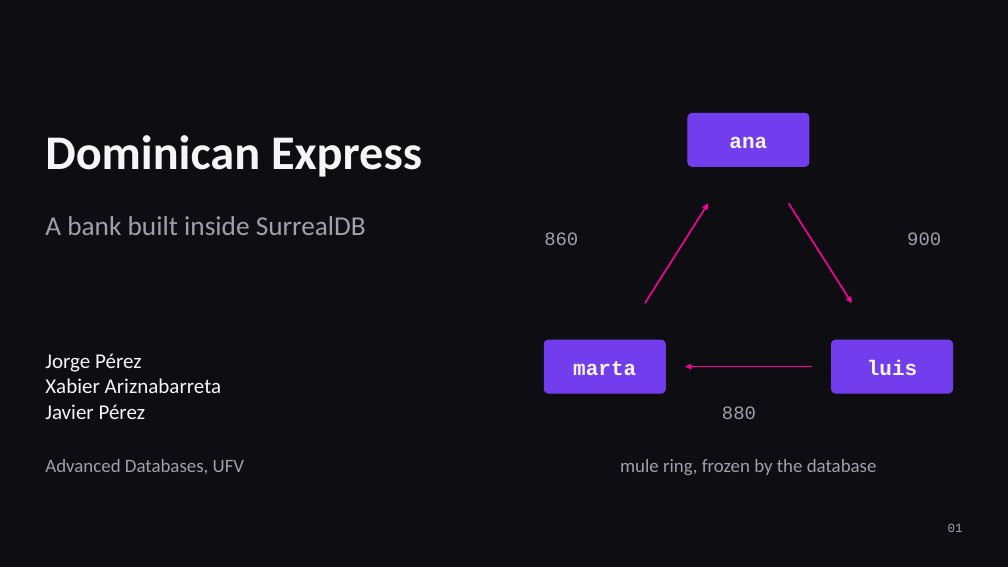
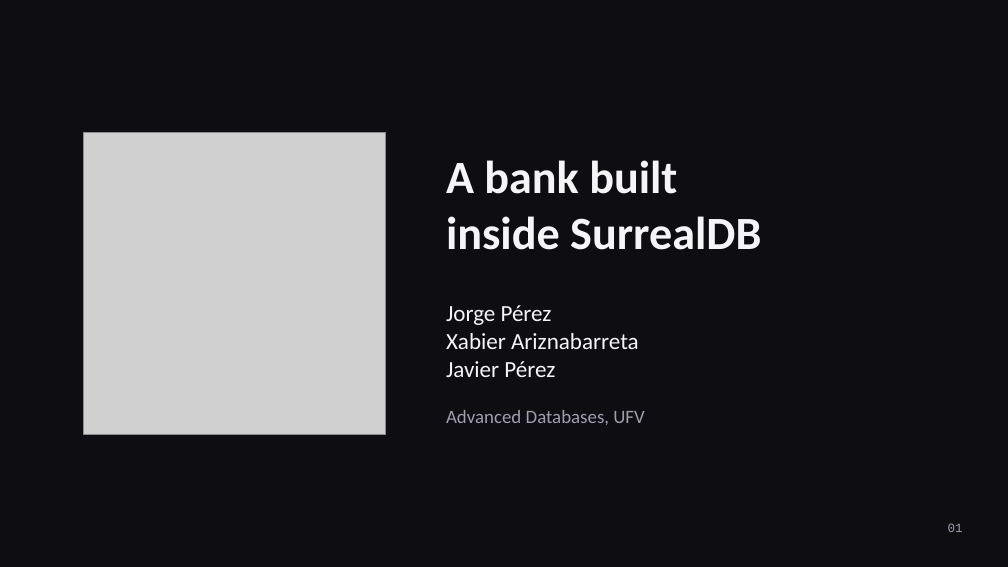
Before and after one commit to Dominican-Express/dominican-ios, a slide deck: slide 1 of presentation/dominican-express.pptx. Drawn at 1008x567 pixels with LibreOffice and Linux fonts; fonts in the diff are those of the drawing; grey boxes stand for pictures. Boxes give left, top, right and bottom in pixels: in the first picture for what was removed or moved away, otherwise in the second. Text is boxed around its words. In the diff, an @@ line names an element or a change of style, - is before the commit and + after.

```diff
--- a/presentation/dominican-express.pptx
+++ b/presentation/dominican-express.pptx
@@ rounded rectangle removed at <box>688,113,809,166</box> @@
-ana
@@ text removed at <box>45,135,422,177</box> @@
-Dominican Express
@@ picture added at <box>83,132,386,435</box> @@
@@ text at <box>446,160,761,250</box>: text changed; size 26 to 44 pt; text colour #A19FAC to #F5F5F7; bold on @@
-A bank built inside SurrealDB
+A bank built
+inside SurrealDB
@@ arrow removed from (645, 303) to (709, 203) @@
@@ arrow removed from (789, 203) to (852, 303) @@
@@ text removed at <box>544,232,578,245</box> @@
-860
@@ text removed at <box>907,232,941,245</box> @@
-900
@@ text "Jorge Pérez": place and size @@
-text "Jorge Pérez" at <box>45,353,221,419</box>
+text "Jorge Pérez" at <box>446,305,639,377</box>
@@ text "Jorge Pérez" at <box>446,305,639,377</box>: size 20 to 22 pt @@
@@ rounded rectangle removed at <box>544,340,665,393</box> @@
-marta
@@ rounded rectangle removed at <box>832,340,953,393</box> @@
-luis
@@ arrow removed from (812, 367) to (685, 367) @@
@@ text "Advanced Databases, UFV": place and size @@
-text "Advanced Databases, UFV" at <box>45,459,245,474</box>
+text "Advanced Databases, UFV" at <box>446,410,645,425</box>
@@ text removed at <box>722,406,756,419</box> @@
-880
@@ text removed at <box>620,459,877,475</box> @@
-mule ring, frozen by the database
```
Also in this commit, not shown: 2 other files.
